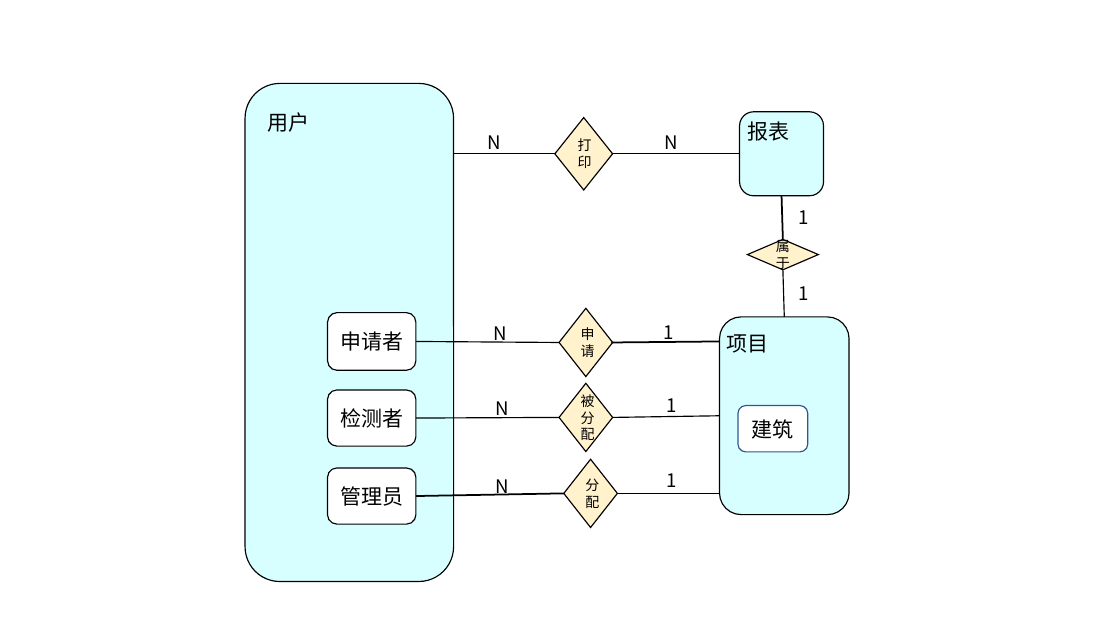
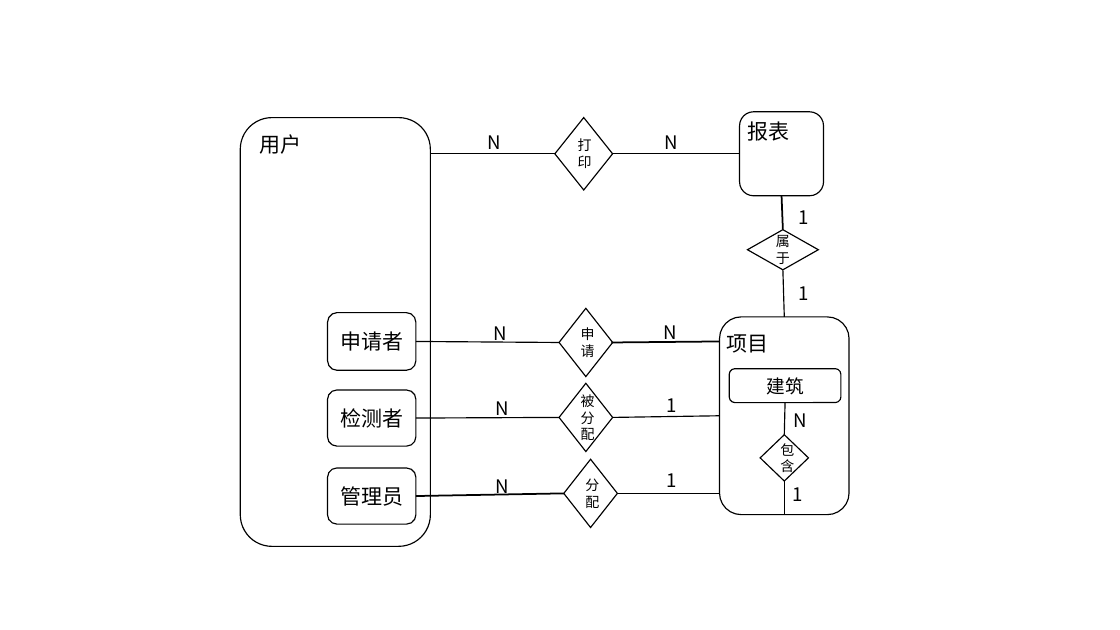
Before and after one commit to CChars/CharsCode_for_graduation, a slide deck: slide 3 of 论文/各种图.pptx. Drawn at 1120x630 pixels with LibreOffice and Linux fonts; fonts in the diff are those of the drawing. Boxes give left, top, right and bottom in pixels: in the first picture for what was removed or moved away, otherwise in the second. Text is boxed around its words. In the diff, an @@ line names an element or a change of style, - is before the commit and + after.

```diff
--- a/论文/各种图.pptx
+++ b/论文/各种图.pptx
@@ rounded rectangle: place and size @@
-rounded rectangle at <box>245,83,454,581</box>
+rounded rectangle at <box>240,118,430,546</box>
@@ rounded rectangle at <box>240,118,430,546</box>: fill #D8FFFF to #FFFFFF @@
@@ rounded rectangle at <box>739,112,823,196</box>: fill #D8FFFF to none @@
@@ text "用户": place and size @@
-text "用户" at <box>267,112,309,132</box>
+text "用户" at <box>260,134,302,154</box>
@@ line moved from (454, 154) - (555, 154) to (430, 154) - (555, 154) @@
@@ line moved from (781, 196) - (783, 239) to (781, 196) - (783, 229) @@
@@ fill #FFF2CC to #FFFFFF in 3 elements at <box>560,308,613,376</box>, <box>555,118,613,190</box>, <box>748,229,818,270</box> @@
@@ diamond "属于": place and size @@
-diamond "属于" at <box>748,239,818,270</box>
+diamond "属于" at <box>748,229,818,270</box>
@@ text at <box>664,325,677,343</box>: text changed @@
-1
+N
@@ rounded rectangle at <box>720,317,849,514</box>: fill #D8FFFF to none @@
@@ diamond "被分配" at <box>560,383,613,451</box>: fill #FFF2CC to none @@
@@ rounded rectangle "建筑": place and size @@
-rounded rectangle "建筑" at <box>739,406,808,452</box>
+rounded rectangle "建筑" at <box>729,369,841,402</box>
@@ rounded rectangle "建筑" at <box>729,369,841,402</box>: size 18 to 16 pt; outline #325491 1 pt to #000000 1 pt @@
@@ line added from (785, 435) to (786, 402), #000000 1 pt @@
@@ text added at <box>793,413,806,427</box>, 16 pt, text #000000 @@
+N
@@ diamond added at <box>760,435,809,481</box>, fill #FFFFFF, outline #000000 1 pt, 12 pt, text #000000 @@
+包含
@@ diamond "分配" at <box>564,460,618,528</box>: fill #FFF2CC to none @@
@@ line added from (785, 481) to (785, 515), #000000 1 pt @@
@@ text added at <box>792,487,802,501</box>, 16 pt, text #000000 @@
+1
```
Also in this commit, not shown: 3 other slides changed, 5 other files.
